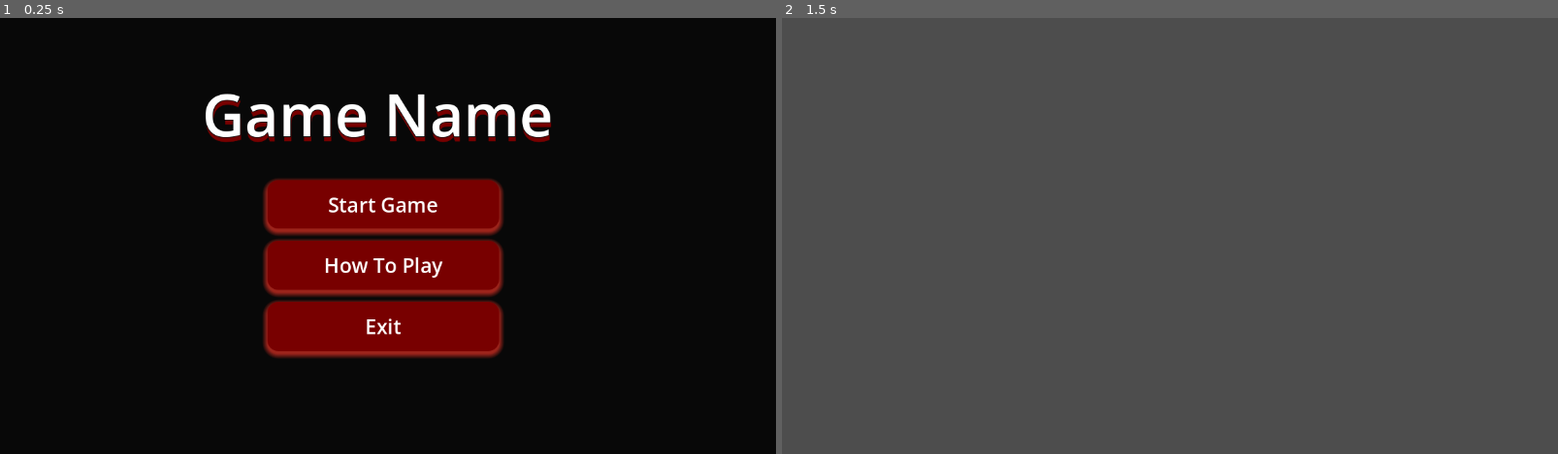
Above: before the commit, frames 1-2 (left to right).
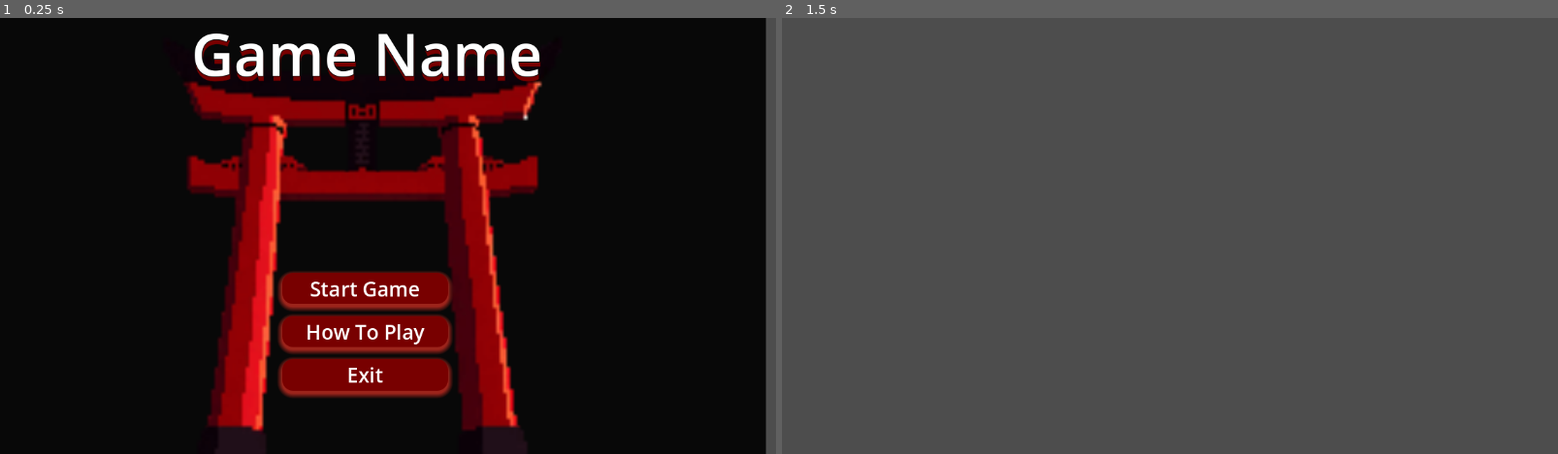
Above: after the commit, the same moments.

Repository: LukeKacprowski/Knight-Hacks-VIII-Project
Game: Godot game, scene res://Scenes/main.tscn
Same seed, same stepped clock (60 frames per second), same inputs: the game is played once before the commit and once after it.
Inputs:
- Up to frame 1 (0.25 s): no input
- Up to frame 2 (1.5 s): click "Start Game" at 0.5 s; tap Enter at 1.25 s

The runs differ from the first frame. In frame 1, 26% of the frame differs, in the area x 23-100%, y 0-100%; in frame 2, nothing differs.

Commit message:
Add new main menu image and update layout
Added 'pixellab-remove-the-person--1761392256343.png' to the main menu scene and adjusted UI element offsets to accommodate the new image. A Sprite2D node was introduced to display the image, improving the visual design of the main menu.

Diff:
--- a/Scenes/main_menu.tscn
+++ b/Scenes/main_menu.tscn
@@ -1,6 +1,7 @@
-[gd_scene load_steps=7 format=3 uid="uid://2jv37ruge78"]
+[gd_scene load_steps=8 format=3 uid="uid://2jv37ruge78"]
 
 [ext_resource type="Script" uid="uid://ywrcdxeq26xb" path="res://Scripts/main_menu.gd" id="1_28flt"]
+[ext_resource type="Texture2D" uid="uid://c0rkwb7vi4nch" path="res://Assets/ui/main_menu/pixellab-remove-the-person--1761392256343.png" id="2_48xlc"]
 
 [sub_resource type="StyleBoxFlat" id="StyleBoxFlat_28flt"]
 bg_color = Color(0.031654898, 0.0316549, 0.03165488, 1)
@@ -54,13 +55,18 @@
 anchor_top = 0.5
 anchor_right = 0.5
 anchor_bottom = 0.5
-offset_left = -586.0
-offset_top = -327.0
-offset_right = 579.0
-offset_bottom = 334.0
+offset_left = -604.0
+offset_top = -330.0
+offset_right = 561.0
+offset_bottom = 331.0
 grow_horizontal = 2
 grow_vertical = 2
 theme_override_styles/panel = SubResource("StyleBoxFlat_28flt")
+
+[node name="PixellabRemoveThePerson1761392256343" type="Sprite2D" parent="Panel"]
+position = Vector2(566, 360)
+scale = Vector2(5.0996094, 5.496982)
+texture = ExtResource("2_48xlc")
 
 [node name="VBoxContainer" type="VBoxContainer" parent="."]
 layout_mode = 1
@@ -69,10 +75,10 @@
 anchor_top = 0.5
 anchor_right = 0.5
 anchor_bottom = 0.5
-offset_left = -179.0
-offset_top = -83.0
-offset_right = 165.0
-offset_bottom = 171.0
+offset_left = -157.0
+offset_top = 55.0
+offset_right = 89.0
+offset_bottom = 230.0
 grow_horizontal = 2
 grow_vertical = 2
 theme_override_constants/separation = 18
@@ -131,10 +137,10 @@
 anchor_top = 0.5
 anchor_right = 0.5
 anchor_bottom = 0.5
-offset_left = -492.0
-offset_top = -248.0
-offset_right = 486.0
-offset_bottom = -114.0
+offset_left = -508.0
+offset_top = -338.0
+offset_right = 470.0
+offset_bottom = -204.0
 grow_horizontal = 2
 grow_vertical = 2
 theme_override_colors/font_shadow_color = Color(0.47058824, 0, 0, 1)
Binary file added: Assets/ui/main_menu/pixellab-remove-the-person--1761392256343.png
Not shown, added: Assets/ui/main_menu/pixellab-remove-the-person--1761392256343.png.import
